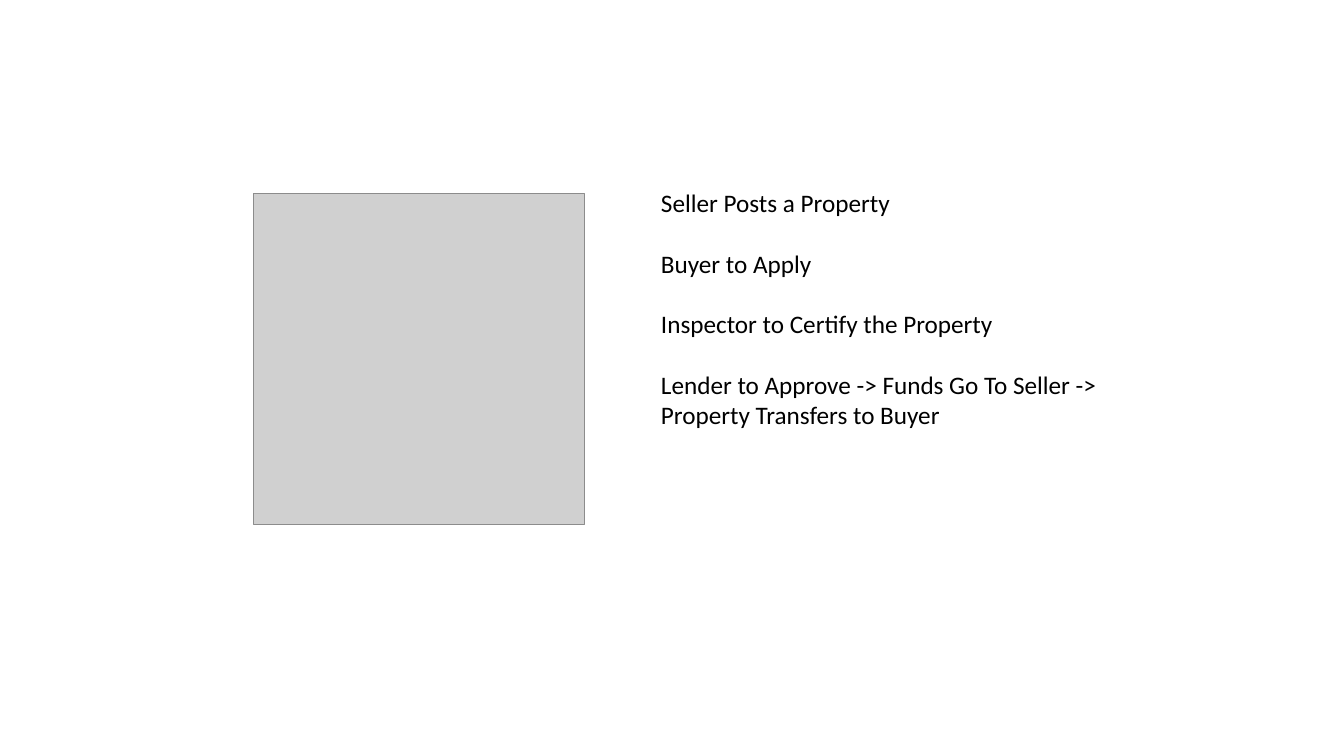
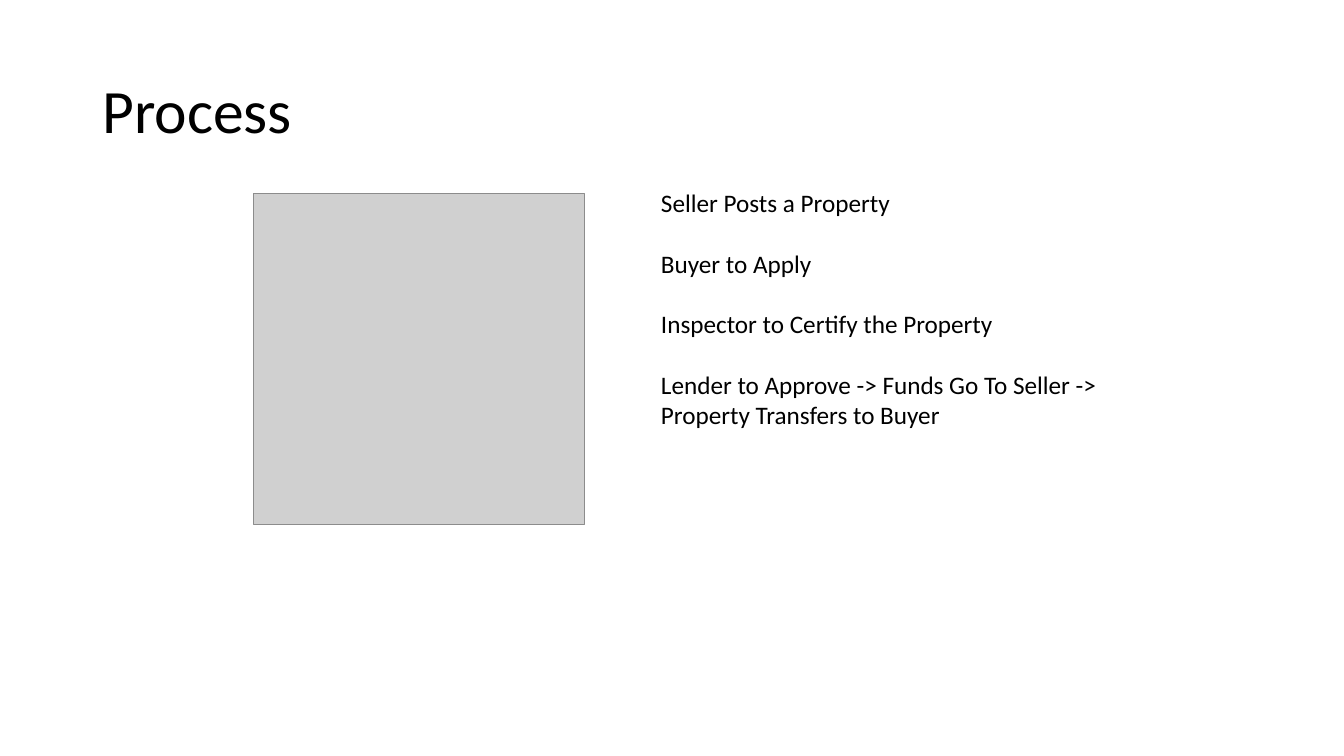
Before and after one commit to kevinclee26/decentralized_property_sale, a slide deck: slide 2 of property_sale.pptx. Drawn at 1344x756 pixels with LibreOffice and Linux fonts; fonts in the diff are those of the drawing; grey boxes stand for pictures. Boxes give left, top, right and bottom in pixels: in the first picture for what was removed or moved away, otherwise in the second. Text is boxed around its words. In the diff, an @@ line names an element or a change of style, - is before the commit and + after.

```diff
--- a/property_sale.pptx
+++ b/property_sale.pptx
@@ title added at [102,93,292,134], 44 pt, text #000000 @@
+Process
```
Also in this commit, not shown: 1 other slide changed, 1 other file.
